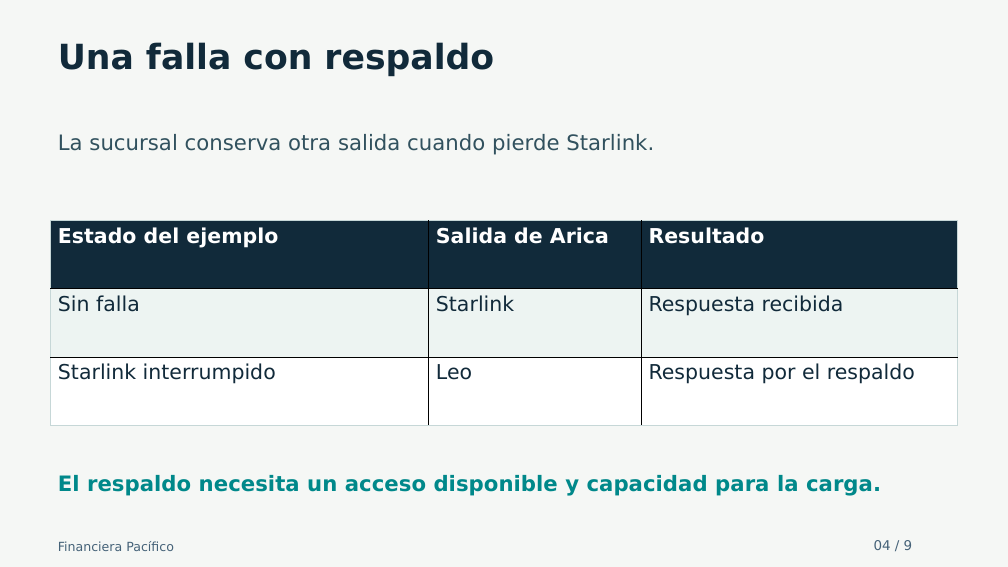
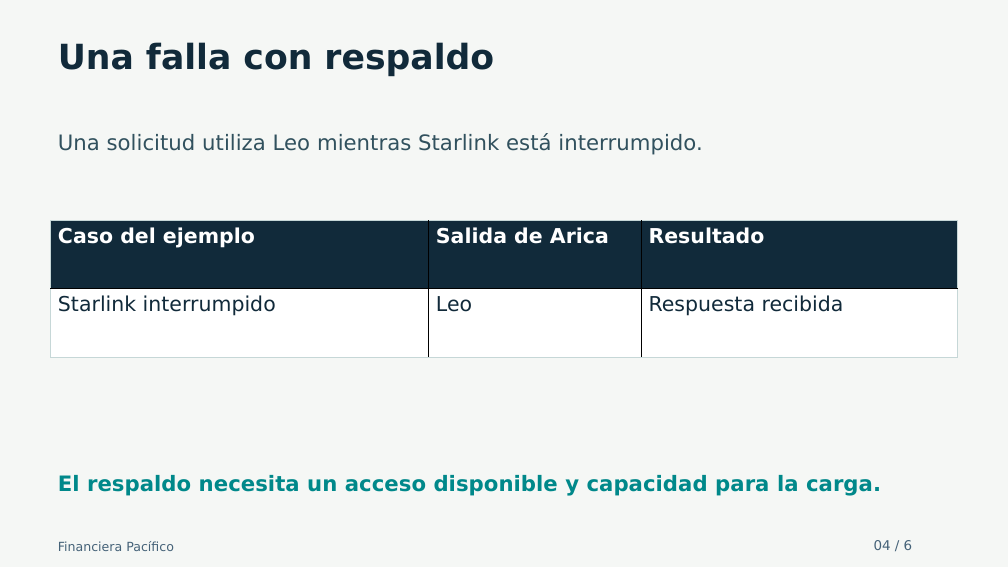
Before and after one commit to hu-herrera/financiera-pacifico-entrega-docente, a slide deck: slide 4 of Presentacion/Avance_Financiera_Pacifico_30_oct_2026.pptx. Drawn at 1008x567 pixels with LibreOffice and Linux fonts; fonts in the diff are those of the drawing. Boxes give left, top, right and bottom in pixels: in the first picture for what was removed or moved away, otherwise in the second. Text is boxed around its words. In the diff, an @@ line names an element or a change of style, - is before the commit and + after.

```diff
--- a/Presentacion/Avance_Financiera_Pacifico_30_oct_2026.pptx
+++ b/Presentacion/Avance_Financiera_Pacifico_30_oct_2026.pptx
@@ text at [58, 133, 702, 155]: text changed @@
-La sucursal conserva otra salida cuando pierde Starlink.
+Una solicitud utiliza Leo mientras Starlink está interrumpido.
@@ table at [51, 221, 958, 358] @@
-row 1: Estado del ejemplo | Salida de Arica | Resultado
-row 2: Sin falla | Starlink | Respuesta recibida
-row 3: Starlink interrumpido | Leo | Respuesta por el respaldo
+row 1: Caso del ejemplo | Salida de Arica | Resultado
+row 2: Starlink interrumpido | Leo | Respuesta recibida
@@ text at [874, 540, 913, 550]: text changed @@
-04 / 9
+04 / 6
```
Also in this commit, not shown: 5 other slides changed, 3 slides removed, 27 other files.
